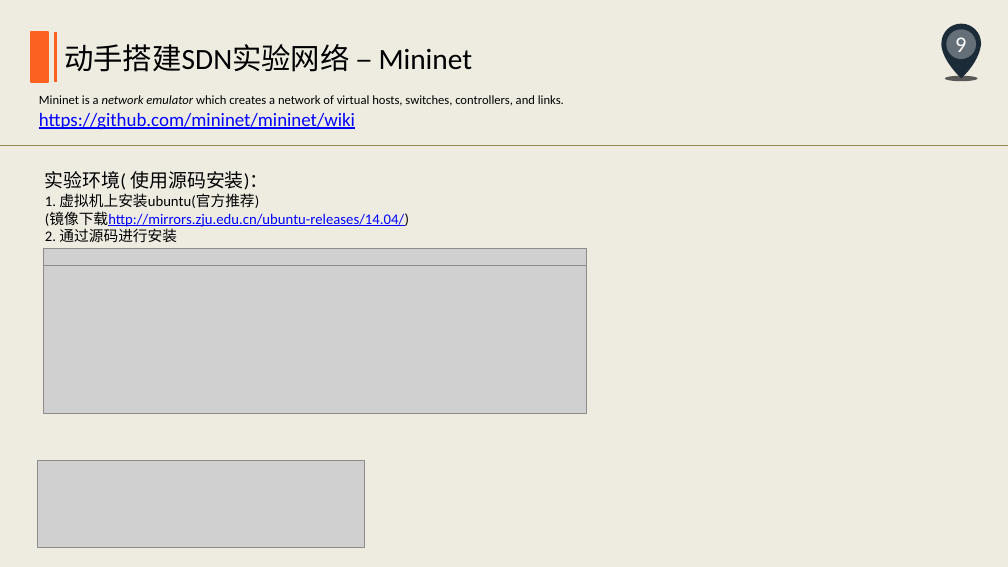
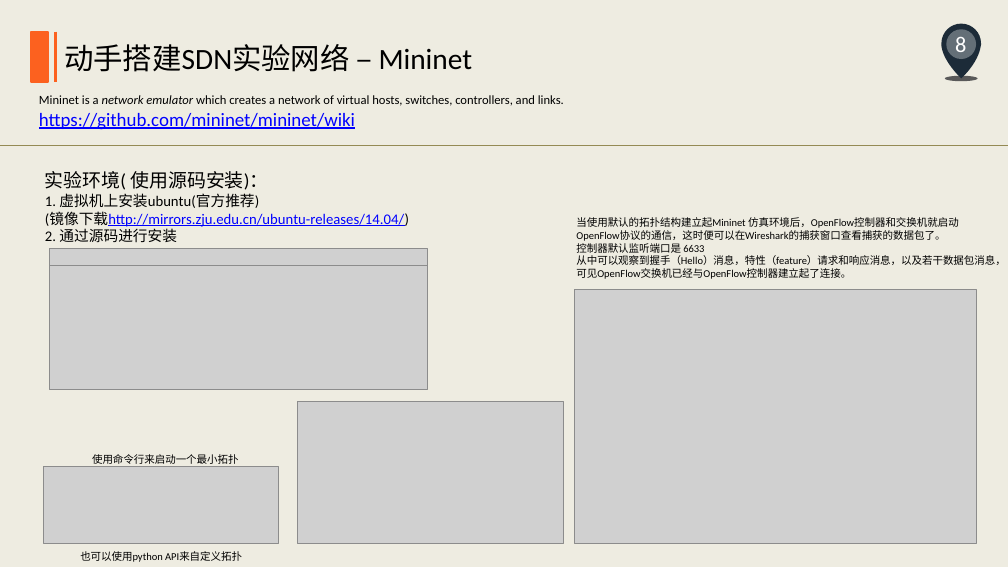
Before and after one commit to ZhouRock/NewTechnology, a slide deck: slide 8 of SDN/SDN入门之旅.pptx (slide 9 before the commit). Drawn at 1008x567 pixels with LibreOffice and Linux fonts; fonts in the diff are those of the drawing; grey boxes stand for pictures. Boxes give left, top, right and bottom in pixels: in the first picture for what was removed or moved away, otherwise in the second. Text is boxed around its words. In the diff, an @@ line names an element or a change of style, - is before the commit and + after.

```diff
--- a/SDN/SDN入门之旅.pptx
+++ b/SDN/SDN入门之旅.pptx
@@ page number at <box>955,37,966,59</box>: text changed @@
-9
+8
@@ text added at <box>576,217,1005,279</box>, 10 pt, text #000000 @@
+当使用默认的拓扑结构建立起Mininet 仿真环境后，OpenFlow控制器和交换机就启动
+OpenFlow协议的通信，这时便可以在Wireshark的捕获窗口查看捕获的数据包了。
+控制器默认监听端口是 6633
+从中可以观察到握手（Hello）消息，特性（feature）请求和响应消息，以及若干数据包消息，
+可见OpenFlow交换机已经与OpenFlow控制器建立起了连接。
@@ picture: place and size @@
-picture at <box>43,248,587,265</box>
+picture at <box>49,248,427,265</box>
@@ picture: place and size @@
-picture at <box>43,266,587,414</box>
+picture at <box>49,266,427,390</box>
@@ picture added at <box>575,290,976,544</box> @@
@@ picture added at <box>297,402,563,544</box> @@
@@ picture: place and size @@
-picture at <box>37,461,364,547</box>
+picture at <box>43,467,279,544</box>
@@ text added at <box>92,454,239,464</box>, 10 pt, text #000000 @@
+使用命令行来启动一个最小拓扑
@@ text added at <box>80,551,242,562</box>, 10 pt, text #000000 @@
+也可以使用python API来自定义拓扑
```
Also in this commit, not shown: 2 other slides changed, 2 slides added, 2 slides removed, 1 other file.
